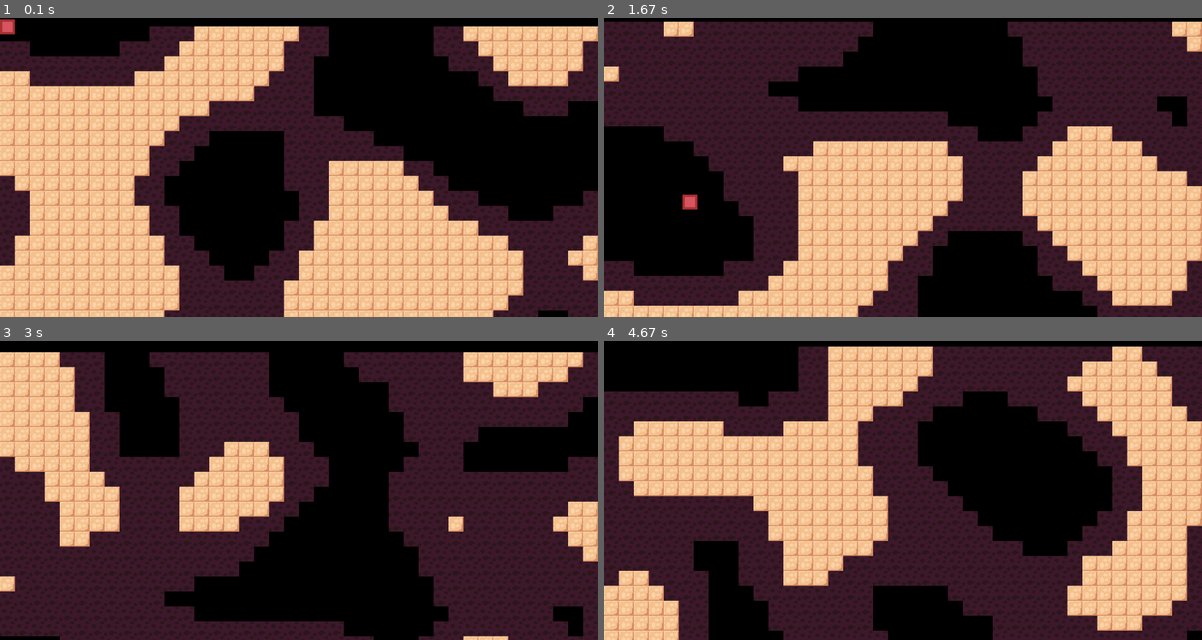
Above: before the commit, frames 1-4 (two rows, left to right).
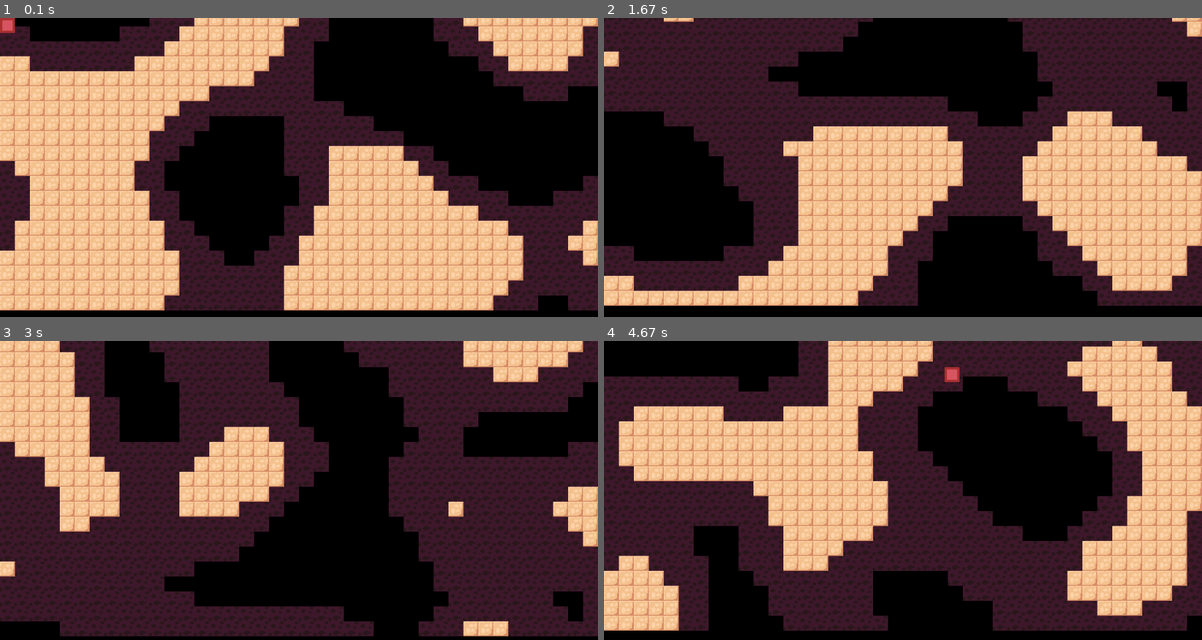
Above: after the commit, the same moments.

Repository: ARKANYOTA/Pygame-Test
Game: pygame game, started from scripts/index.py
The game is run twice, just before and just after one commit, with the same random seed, the same clock (stepped at 60 frames per second) and the same inputs.
Inputs:
- Up to frame 1 (0.1 s): no input
- Up to frame 2 (1.67 s): hold D 0.33-0.8 s; hold W 0.83-1.13 s; hold D 1.17-1.63 s
- Up to frame 3 (3 s): no input
- Up to frame 4 (4.67 s): hold S 4.07-4.43 s; hold A from 4.47 s (still down)

The runs differ from the first frame. In frame 1, 20% of the frame differs, in the area x 0-100%, y 0-100%; in frame 2, 20%; in frame 3, 20%; in frame 4, 20%.

Commit message:
noise opti

Diff:
--- a/scripts/index.py
+++ b/scripts/index.py
@@ -40,7 +40,7 @@
 
     # Game variables
     map = [[0 for k in range(scrwidth)] for i in range(scrheight)]
-    noise = PerlinNoise(SEED, 0, 0, 10)
+    noise = PerlinNoise(SEED, 0, 0, 10, scrwidth//BLOCKWIDTH, scrheight//BLOCKWIDTH)
     groundMovement = 0
     noiseposy = 0
     scale = 10
@@ -48,7 +48,7 @@
     # Players init
     players = []
 
-    noise.print_perlin_noise(DISPLAY, 0, 0, scrwidth // BLOCKWIDTH, scrheight // BLOCKWIDTH, BLOCKWIDTH)
+    noise.print_perlin_noise(DISPLAY, 0, 0, scrwidth // BLOCKWIDTH, (scrheight // BLOCKWIDTH)+3, BLOCKWIDTH)
     while True:
         screen.fill((0, 0, 0))
         for event in pygame.event.get():
@@ -65,16 +65,16 @@
         if noiseposy > BLOCKWIDTH:
             noise.y -= 1
             noiseposy %= BLOCKWIDTH
-        noise.print_perlin_noise(DISPLAY, 0, noiseposy, scrwidth//BLOCKWIDTH, scrheight//BLOCKWIDTH, BLOCKWIDTH)
-        print(noise.get_noisemap_list())
+            noise.update_map()
+        noise.print_perlin_noise(DISPLAY, 0, noiseposy-BLOCKWIDTH, scrwidth//BLOCKWIDTH, scrheight//BLOCKWIDTH, BLOCKWIDTH)
 
         if len(players) == 0:
-            players.append(Player(1, pygame, DISPLAY))
+            players.append(Player(DISPLAY, 1, 0, 0))
             players[0].init()
 
         for player in players:
             DISPLAY.blit(playerTextures[player.playerNumber - 1], (player.getX(), player.getY()))
-            player.update()
+            player.update()#noise.get_noisemap_list())
         pygame.display.flip()
 
 
--- /dev/null
+++ b/scripts/input.py
@@ -0,0 +1,16 @@
+import pygame
+from vector2 import *
+
+def get_input_arrows():
+    left = pygame.key.get_pressed()[pygame.K_LEFT]
+    up = pygame.key.get_pressed()[pygame.K_UP]
+    down = pygame.key.get_pressed()[pygame.K_DOWN]
+    right = pygame.key.get_pressed()[pygame.K_RIGHT]
+    return Vector2(right - left, down - up)
+
+def get_input_wasd():
+    left  = pygame.key.get_pressed()[pygame.K_a] or pygame.key.get_pressed()[pygame.K_q]
+    up    = pygame.key.get_pressed()[pygame.K_z] or pygame.key.get_pressed()[pygame.K_w]
+    down  = pygame.key.get_pressed()[pygame.K_s]
+    right = pygame.key.get_pressed()[pygame.K_d]
+    return Vector2(right - left, down - up)
--- a/scripts/perlinnoise.py
+++ b/scripts/perlinnoise.py
@@ -11,6 +11,7 @@
         self.y = y
         self.width = width
         self.height = height
+        self.map = self.get_noisemap_list()
 
     def smoothstep(self, a0, a1, w):
         #return (a1 - a0) * w + a0; # linear interpolation >> (uglier result but faster)
@@ -69,18 +70,20 @@
 
     def get_noisemap_list(self):
         li = []
-        for col in range(self.width):
-            li += tuple(self.perlin_noise(col+self.x, row+self.y, self.scale)   for row in range(self.height))
+        for row in range(self.height):
+            li.append(tuple(self.perlin_noise(col+self.x, row+self.y, self.scale) for col in range(self.width)))
         return li
 
+    def update_map(self):
+        self.map = self.get_noisemap_list()
 
     def print_perlin_noise(self, display, screen_x, screen_y, width, height, blockw):
         # width and neight in blocks
         groundImg = pygame.image.load(r"../textures/dummyGround.png")
         groundBGImg = pygame.image.load(r"../textures/dummyDecoGround.png")
-        for col in range(width):
-            for row in range(height):
-                noise = self.perlin_noise(col+self.x, row+self.y, self.scale)
+        for row in range(self.height):
+            for col in range(self.width):
+                noise = self.map[row][col]
                 if .56 < noise:
                     display.blit(groundImg, (col*blockw + screen_x, row*blockw + screen_y))
                 elif .45 < noise:
--- a/scripts/player.py
+++ b/scripts/player.py
@@ -1,76 +1,76 @@
+import pygame
 from vector2 import Vector2
-
+from input import *
 
 class Player:
-    def __init__(self, playerNumber, pygame, display):
+    def __init__(self, display, playerNumber, x=0, y=0, width=32, speed=3, slipperiness=.8):
+        self.display =  display
         self.playerNumber = playerNumber
-        self.location = Vector2()
-        self.yVelocity = 0
-        self.pygame = pygame
-        self.display = display
+        self.screenPosition = Vector2(x, y)
+        self.position = Vector2(x, y)
+        self.velocity = Vector2()
+        self.width = width
+        self.speed = speed
+        self.slipperiness = slipperiness
 
         self.axe = 0
         self.pickaxe = 0
         self.hand = 0
 
-    def setLocation(self, location):
-        self.location = location
-
-    def setX(self, x):
-        self.location.x = x
-
-    def setY(self, y):
-        self.location.y = y
-
-    def setYVelocity(self, yVelocity):
-        self.yVelocity = yVelocity
-
-    def addYVelocity(self, yVelocity):
-        self.yVelocity += yVelocity
-
-    def moveX(self, x):
-        self.location.x += x
-
-    def moveY(self, y):
-        self.location.y += y
-
     def setAxe(self, level):
         self.axe = level
-
     def setPickaxe(self, level):
         self.pickaxe = level
-
     def setHand(self, tool):
         self.hand = tool
 
-    def getLocation(self):
-        return self.location.x, self.location.y
+    def setposition(self, x, y):
+        self.position = Vector2(x, y)
+    def setX(self, x):
+        self.position.x = x
+    def setY(self, y):
+        self.position.y = y
+    def moveX(self, x):
+        self.position.x += x
+    def moveY(self, y):
+        self.position.y += y
 
+    def getposition(self):
+        return self.position
     def getX(self):
-        return self.location.x
+        return self.position.x
+    def getY(self):
+        return self.position.y
 
-    def getY(self):
-        return self.location.y
+    def getVelocity(self):
+        return self.velocity
+    def getXVelocity(self):
+        return self.velocity.x
+    def getYVelocity(self):
+        return self.velocity.y
 
-    def getYVelocity(self):
-        return self.yVelocity
+    def addXVelocity(self, yVelocity):
+        self.velocity.x += xVelocity
+    def setXVelocity(self, yVelocity):
+        self.velocity.x = xVelocity
+    def addYVelocity(self, yVelocity):
+        self.velocity.y += yVelocity
+    def setYVelocity(self, yVelocity):
+        self.velocity.y = yVelocity
 
     def getAxe(self):
         return self.axe
-
     def getPickaxe(self):
         return self.pickaxe
-
     def getHand(self):
         return self.hand
-
     def getPlayerNumber(self):
         return self.playerNumber
 
-    def isOnGround(self):
+    def isOnGround(self, map):
+        # TODO: make it not a try:except
         try:
-            return self.display.get_at((self.getX() + 1, self.getY() + 33)) != (0, 0, 0, 255) or \
-                   self.display.get_at((self.getX() + 31, self.getY() + 33)) != (0, 0, 0, 255)
+            return map[(self.y + self.width) // self.width + 1][self.x // self.width] != 0
         except:
             return False
 
@@ -81,28 +81,18 @@
                 try:
                     if self.display.get_at((x, y)) == (0, 0, 0, 255) and \
                             self.display.get_at((x, y + 32)) == (246, 195, 143, 255):
-                        self.setLocation(Vector2(x, y))
+                        self.setposition(Vector2(x, y))
                 except:
                     pass
 
-    def update(self):
-        try:
-            if self.pygame.key.get_pressed()[self.pygame.K_d] and \
-                    self.display.get_at((self.getX() + 35, self.getY())) == (0, 0, 0, 255):
-                self.moveX(3)
-            if self.pygame.key.get_pressed()[self.pygame.K_a] and \
-                    self.display.get_at((self.getX() - 3, self.getY())) == (0, 0, 0, 255):
-                self.moveX(-3)
-            if self.pygame.key.get_pressed()[self.pygame.K_w] and self.isOnGround():
-                self.addYVelocity(-35)
-            if self.pygame.key.get_pressed()[self.pygame.K_s]:
-                self.moveY(3)
-            self.moveY(self.getYVelocity())
+    def update(self, map=0):
 
-            if not self.isOnGround():
-                if self.getYVelocity() < 4:
-                    self.addYVelocity(1)
-            else:
-                self.setYVelocity(0)
-        except:
-            pass
+        self.velocity *= self.slipperiness
+        self.velocity += get_input_wasd() * self.speed
+        self.position += self.velocity
+
+        # if not self.isOnGround(map):
+        #     if self.getYVelocity() < 4:
+        #         self.addYVelocity(1)
+        # else:
+        #     self.setYVelocity(0)
Binary file added: dummyGround.png
